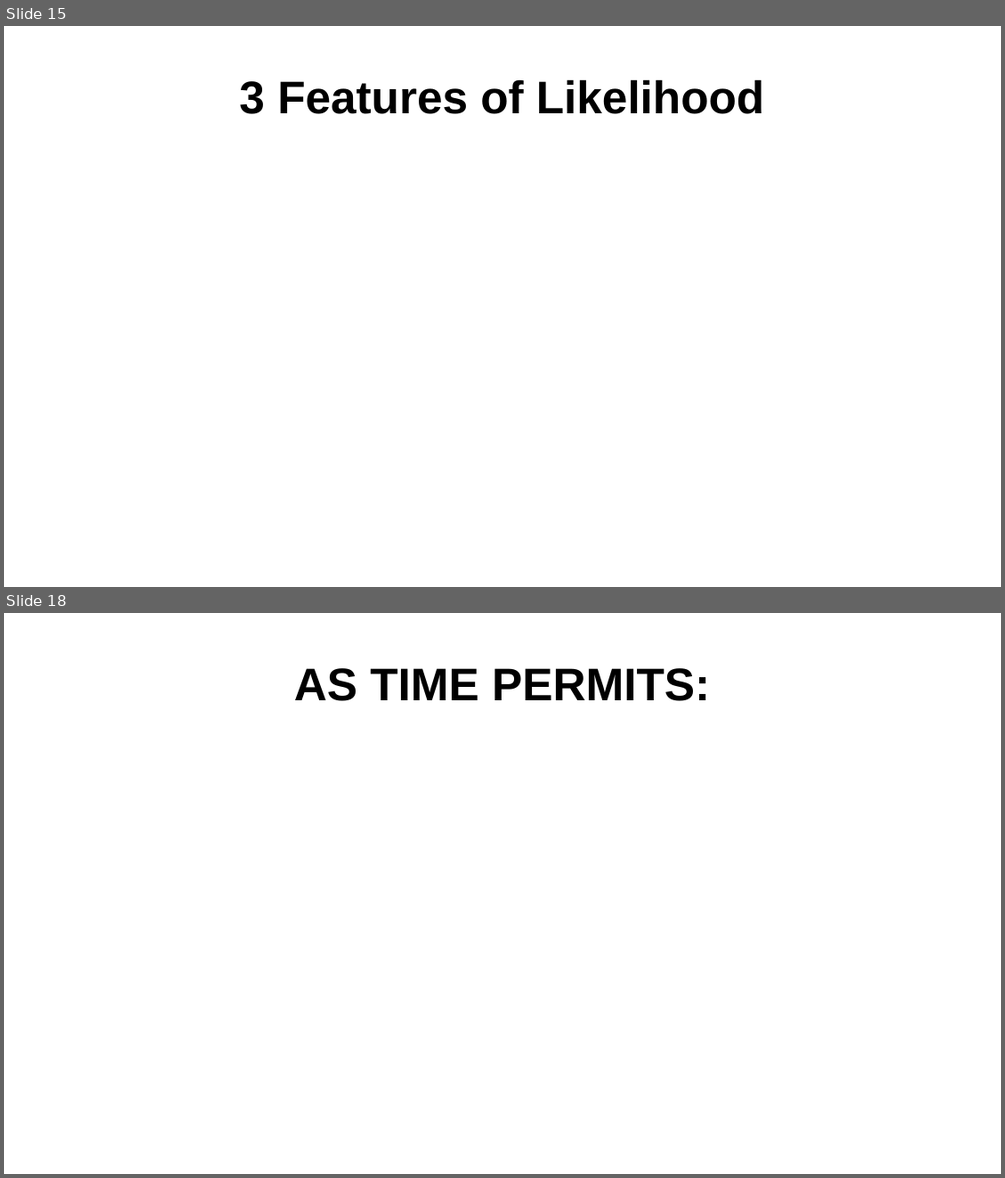
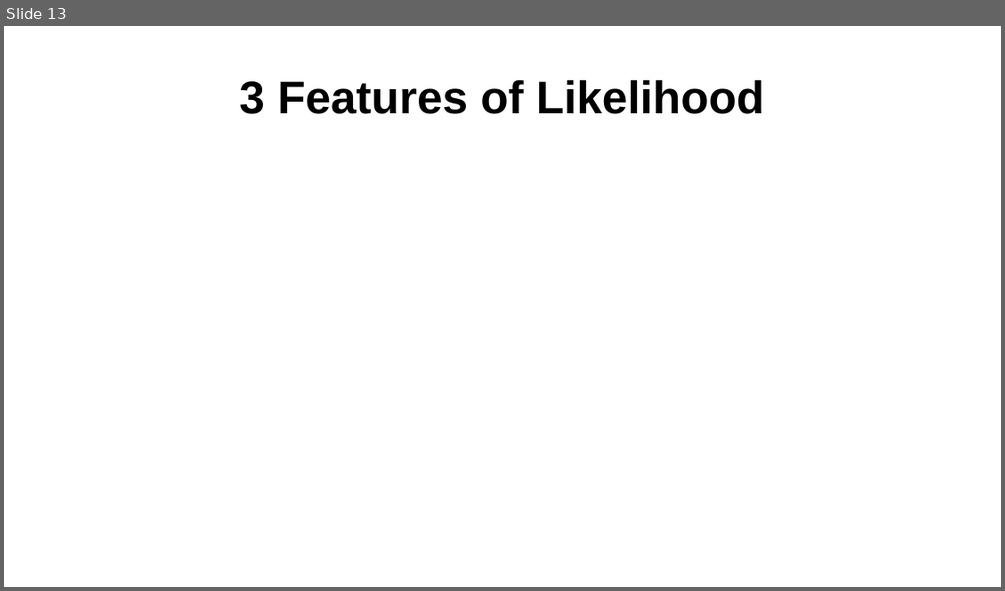
Before and after one commit to Aariq/ecological-stats, a slide deck: lectures/2-likelihood-slide-rev.pptx. Shown one above the other, each under a label of ours: slides 15 and 18 before the commit, slide 13 after it; the slides between them are not shown. The pictures are 1005x1178 and 1005x591 pixels, drawn with LibreOffice and Linux fonts; fonts in the diff are those of the drawing; grey boxes stand for pictures. Boxes give left, top, right and bottom in pixels: in the first picture for what was removed or moved away, otherwise in the second. Text is boxed around its words. In the diff, an @@ line names an element or a change of style, - is before the commit and + after.

```diff
--- a/lectures/2-likelihood-slide-rev.pptx
+++ b/lectures/2-likelihood-slide-rev.pptx
@@ slide 18 removed at (4,613,1001,1174), background #FFFFFF @@
@@ title removed at (294,668,710,701) @@
-AS TIME PERMITS:
@@ what was slide 15 is now slide 13 @@
```
Also in this commit, not shown: 5 slides changed, 3 slides added, 4 other slides removed, 4 other files.
